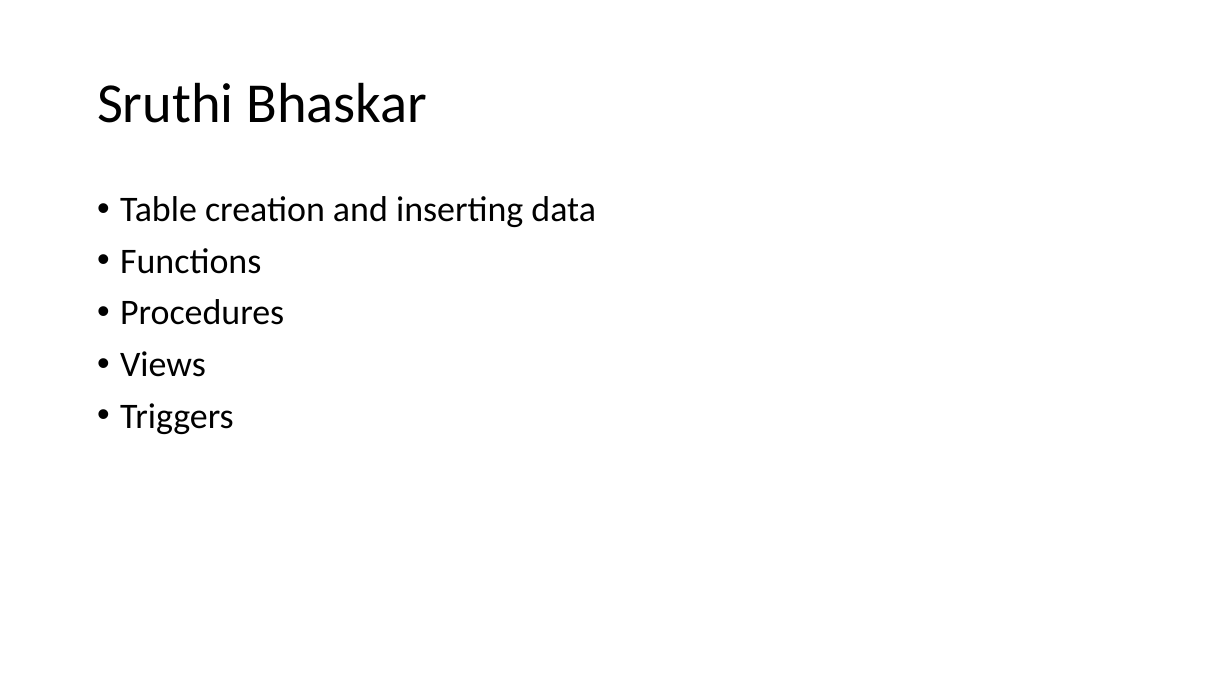
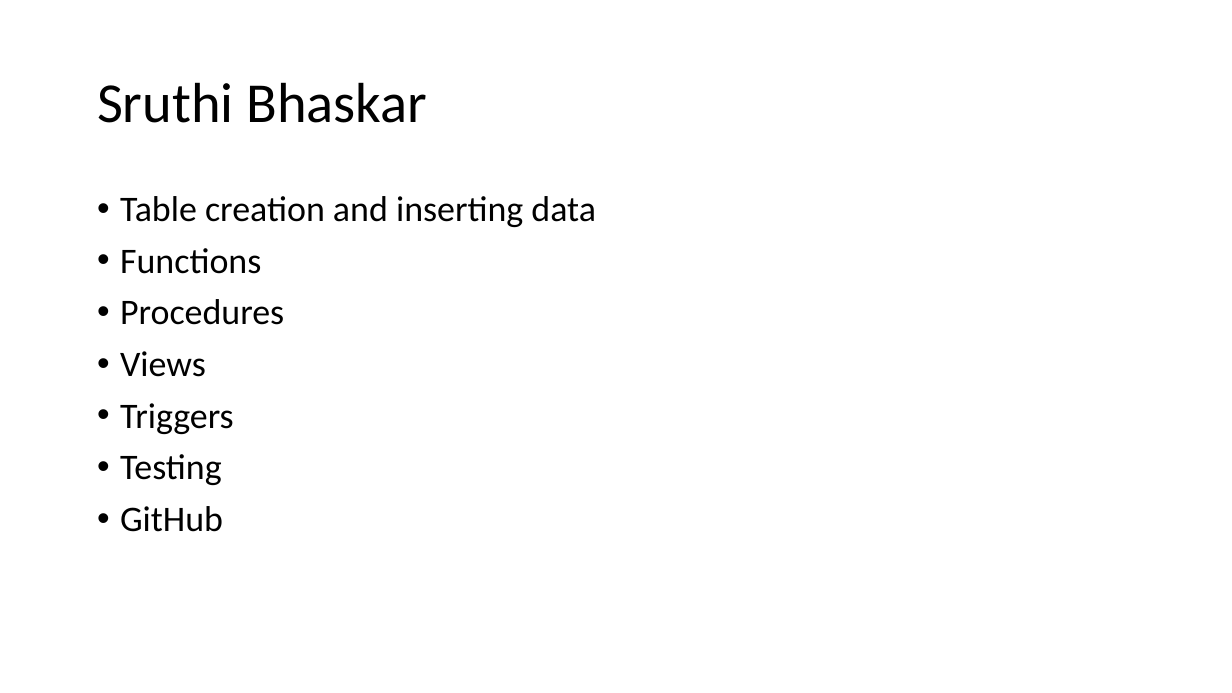
Before and after one commit to SoumyaRayappanor/DMDD_NetworkProviderManagementSystem, a slide deck: slide 25 of TEAM SSN - Final Project Demo _ DMDD.pptx (slide 23 before the commit). Drawn at 1232x693 pixels with LibreOffice and Linux fonts; fonts in the diff are those of the drawing. Boxes give left, top, right and bottom in pixels: in the first picture for what was removed or moved away, otherwise in the second. Text is boxed around its words. In the diff, an @@ line names an element or a change of style, - is before the commit and + after.

```diff
--- a/TEAM SSN - Final Project Demo _ DMDD.pptx
+++ b/TEAM SSN - Final Project Demo _ DMDD.pptx
@@ text at box(120, 454, 223, 532): paragraphs added @@
+• Testing
+• GitHub
```
Also in this commit, not shown: 2 other slides changed, 2 slides added.
